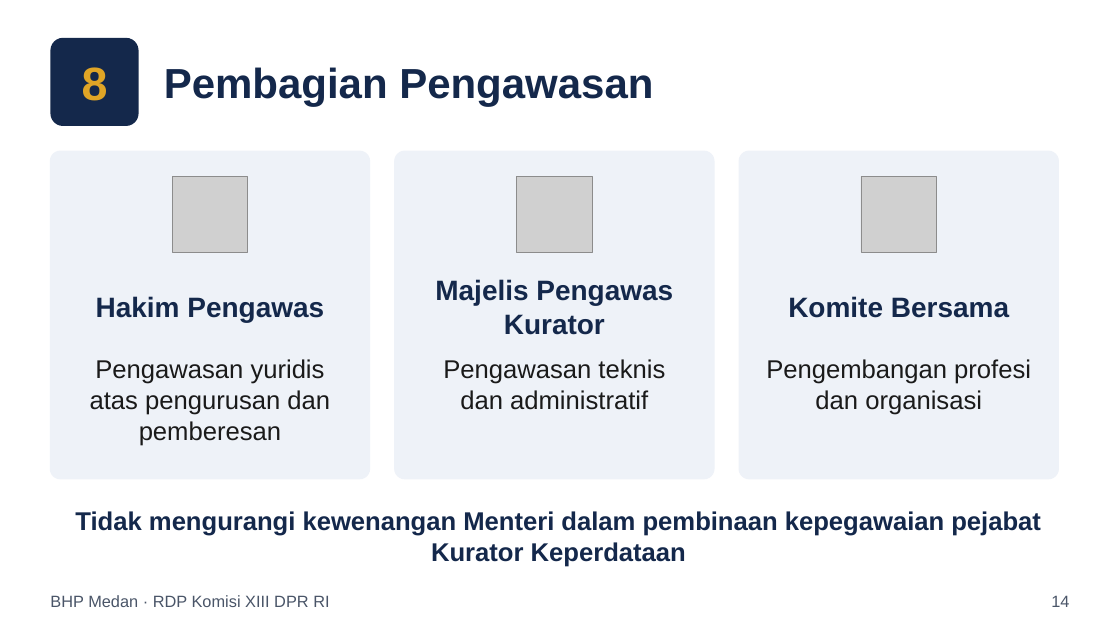
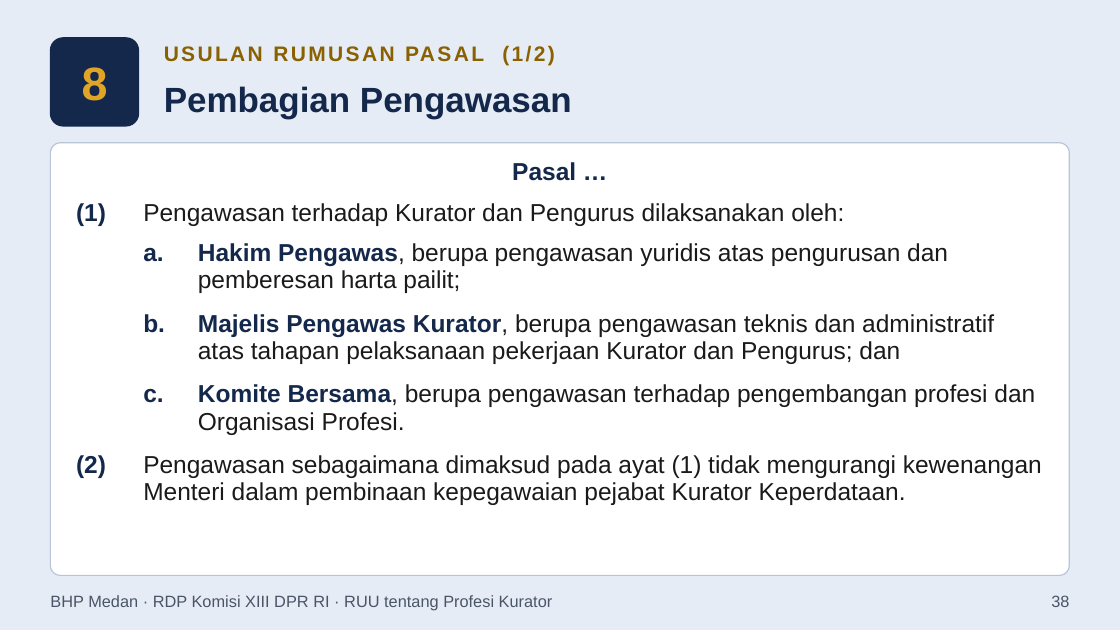
Before and after one commit to artheralawfirm-cloud/SAPAWALI, a slide deck: slide 38 of presentasi/Paparan_BHP_Medan_RUU_Profesi_Kurator.pptx (slide 14 before the commit). Drawn at 1120x630 pixels with LibreOffice and Linux fonts; fonts in the diff are those of the drawing; grey boxes stand for pictures. Boxes give left, top, right and bottom in pixels: in the first picture for what was removed or moved away, otherwise in the second. Text is boxed around its words. In the diff, an @@ line names an element or a change of style, - is before the commit and + after.

```diff
--- a/presentasi/Paparan_BHP_Medan_RUU_Profesi_Kurator.pptx
+++ b/presentasi/Paparan_BHP_Medan_RUU_Profesi_Kurator.pptx
@@ background #FFFFFF to #E6ECF5 @@
@@ rounded rectangle at [50,38,139,126]: outline none to #14284B 1 pt @@
@@ text added at [512,46,546,61], 18 pt, text #8A6100, bold @@
+USULAN RUMUSAN PASAL (1/2)
@@ text "Pembagian Pengawasan": place and size @@
-text "Pembagian Pengawasan" at [164,67,653,107]
+text "Pembagian Pengawasan" at [164,86,572,119]
@@ text "Pembagian Pengawasan" at [164,86,572,119]: size 36 to 30 pt @@
@@ rounded rectangle added at [50,143,1070,576], fill #FFFFFF, outline #B8C4D8 1 pt @@
@@ rounded rectangle removed at [50,151,370,479] @@
@@ table added at [71,155,1049,518], 6 rows, 3 columns @@
+Pasal … |  | 
+(1) | Pengawasan terhadap Kurator dan Pengurus dilaksanakan oleh: | 
+ | a. | Hakim Pengawas, berupa pengawasan yuridis atas pengurusan dan pemberesan harta pailit;
+ | b. | Majelis Pengawas Kurator, berupa pengawasan teknis dan administratif atas tahapan pelaksanaan pekerjaan Kurator dan Pengurus; dan
+ | c. | Komite Bersama, berupa pengawasan terhadap pengembangan profesi dan Organisasi Profesi.
+(2) | Pengawasan sebagaimana dimaksud pada ayat (1) tidak mengurangi kewenangan Menteri dalam pembinaan kepegawaian pejabat Kurator Keperdataan. | 
@@ picture removed at [172,176,248,252] @@
@@ rounded rectangle removed at [395,151,714,479] @@
@@ picture removed at [517,176,592,252] @@
@@ rounded rectangle removed at [739,151,1059,479] @@
@@ picture removed at [861,176,937,252] @@
@@ text removed at [96,296,324,322] @@
-Hakim Pengawas
@@ text removed at [435,279,673,335] @@
-Majelis Pengawas Kurator
@@ text removed at [788,296,1009,318] @@
-Komite Bersama
@@ text removed at [90,359,330,446] @@
-Pengawasan yuridis atas pengurusan dan pemberesan
@@ text removed at [443,359,665,410] @@
-Pengawasan teknis dan administratif
@@ text removed at [766,359,1031,415] @@
-Pengembangan profesi dan organisasi
@@ text removed at [75,511,1041,567] @@
-Tidak mengurangi kewenangan Menteri dalam pembinaan kepegawaian pejabat Kurator Keperdataan
@@ text at [50,595,553,611]: text changed @@
-BHP Medan · RDP Komisi XIII DPR RI
+BHP Medan · RDP Komisi XIII DPR RI · RUU tentang Profesi Kurator
@@ text removed at [1051,595,1069,607] @@
-14
@@ text added at [1051,595,1069,607], 14 pt, text #4A5568 @@
+38
```
Also in this commit, not shown: 7 other slides changed, 40 slides added, 9 slides removed, 7 other files.
